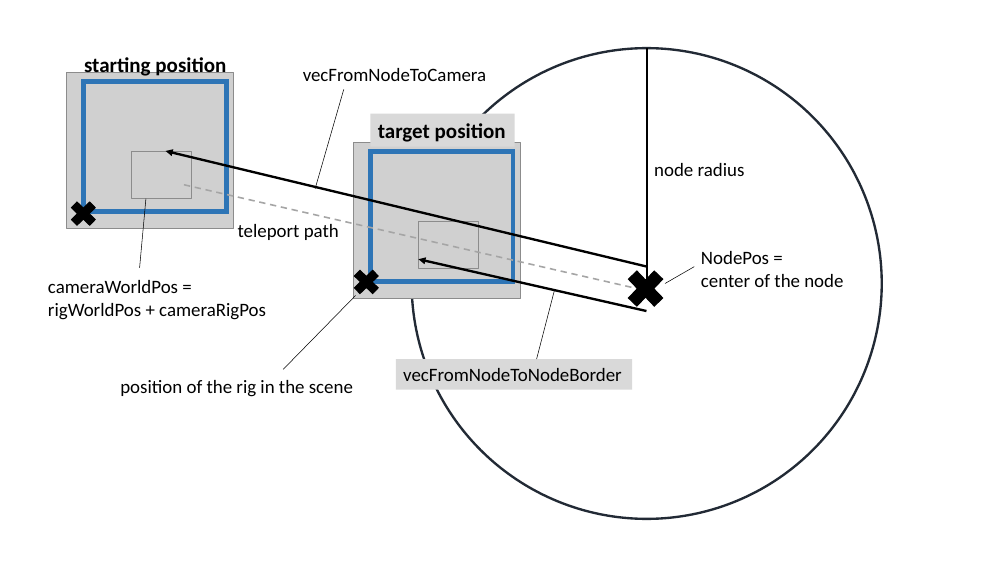
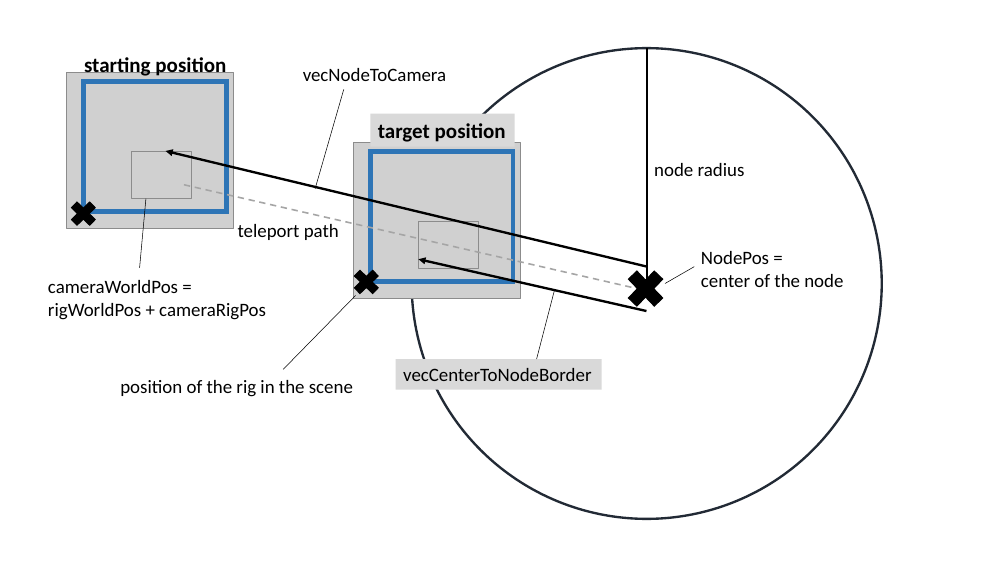
Before and after one commit to Emanum/3DmultilayerGraphThesis, a slide deck: slide 2 of graphics/VR_Rig.pptx. Drawn at 1008x567 pixels with LibreOffice and Linux fonts; fonts in the diff are those of the drawing; grey boxes stand for pictures. Boxes give left, top, right and bottom in pixels: in the first picture for what was removed or moved away, otherwise in the second. Text is boxed around its words. In the diff, an @@ line names an element or a change of style, - is before the commit and + after.

```diff
--- a/graphics/VR_Rig.pptx
+++ b/graphics/VR_Rig.pptx
@@ text at [303,68,446,81]: text changed @@
-vecFromNodeToCamera
+vecNodeToCamera
@@ rectangle "vecCenterToNodeBorder": place and size @@
-rectangle "vecCenterToNodeBorder" at [395,359,632,389]
+rectangle "vecCenterToNodeBorder" at [395,359,601,389]
@@ text in rectangle at [403,368,591,381]: text changed @@
-vecFromNodeToNodeBorder
+vecCenterToNodeBorder
```
Also in this commit, not shown: 1 slide added, 2 other files.
